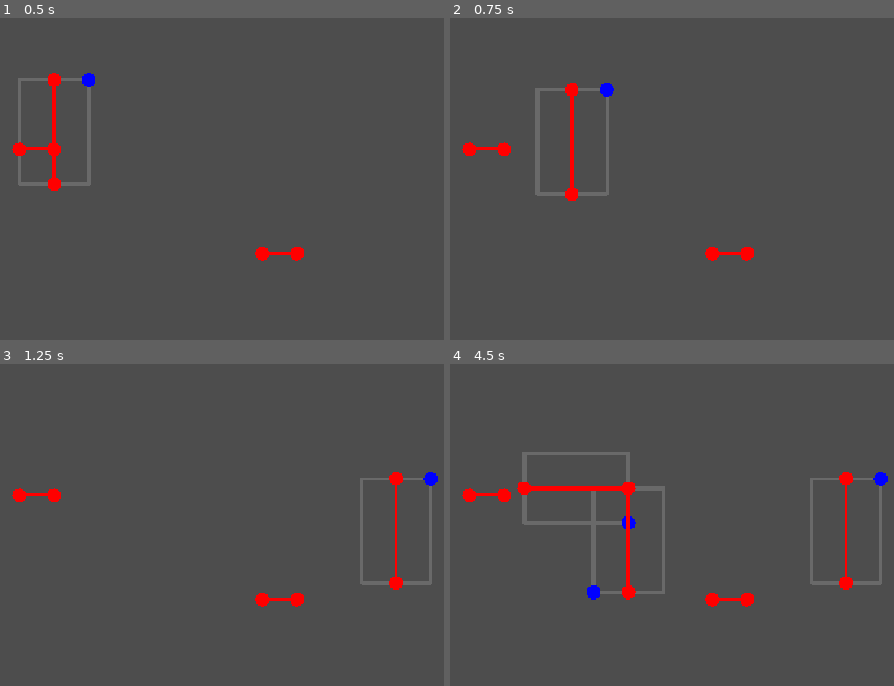
Above: before the commit, frames 1-4 (two rows, left to right).
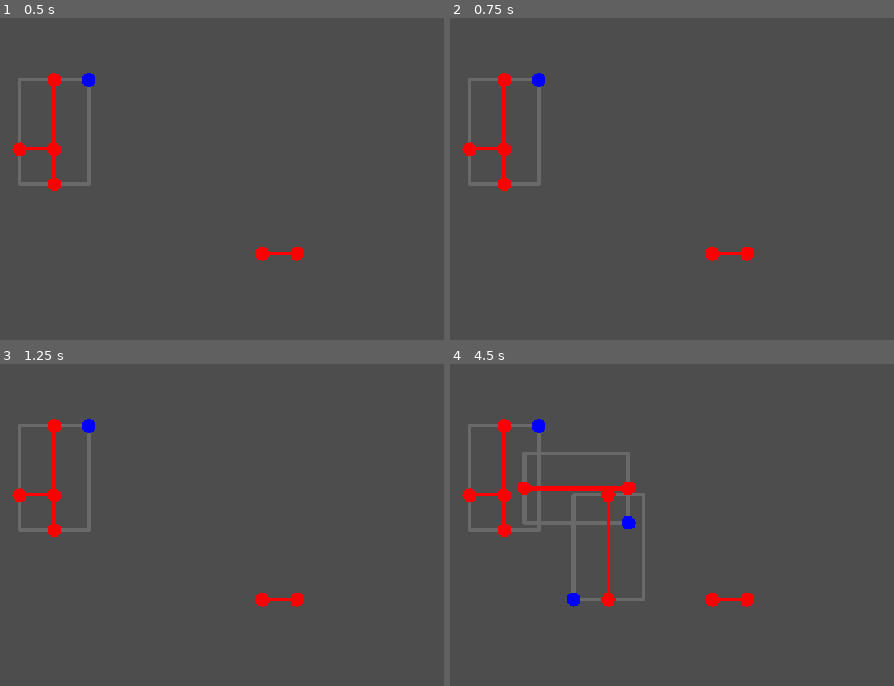
Above: after the commit, the same moments.

Repository: WishingWillow/photoshop-game
Game: Godot game, scene res://Tests/chain_test.tscn
The game is run twice, just before and just after one commit, with the same random seed, the same clock (stepped at 60 frames per second) and the same inputs. This scene is started directly instead of the project's main scene.
Inputs (mouse positions are in pixels of both pictures, inside the frame that each line leads up to):
- Up to frame 1 (0.5 s): no input
- Up to frame 2 (0.75 s): tap Enter at 0.5 s; drag from (467, 79) to (880, 143) at 0.52 s
- Up to frame 3 (1.25 s): no input
- Up to frame 4 (4.5 s): tap Space at 1.25, 2.75 s; drag from (809, 479) to (760, 679) at 1.27 s; tap Enter at 2, 3.5 s; move the mouse to (809, 479) at 2.02 s; press the mouse at (809, 479) at 2.03 s; release the mouse at (809, 479) at 2.75 s; drag from (760, 679) to (809, 479) at 2.77 s; move the mouse to (outside the picture) at 3.52 s; press the mouse at (outside the picture) at 3.53 s; release the mouse at (outside the picture) at 4.25 s; drag from (561, 521) to (680, 476) at 4.27 s

Frame 1 is identical in both runs. In frame 2, 2.2% of the frame differs, in the area x 4-37%, y 17-57%; in frame 3, 2.3%; in frame 4, 4.7%, in the area x 4-99%, y 17-76%.

Commit message:
better mouse management with custom events

Diff:
--- a/Scripts/Global/mouse.gd
+++ b/Scripts/Global/mouse.gd
@@ -2,6 +2,7 @@
 
 
 # track mouse clicks and movements
+# generates new events for other game nodes to listen to (like dragging)
 
 enum MouseState {IDLE, CLICK, HOLD, DRAG, DRAG_RELEASE, RELEASE}
 var current_state : MouseState
@@ -23,16 +24,13 @@
 
 
 ## A node can request to have its transform updated during a mouses drag state
-func add_to_drag(node : Node2D) -> void:
+func follow_mouse(node : Node2D) -> void:
 	if node not in _drag_nodes:
-		print("ooh")
 		_drag_nodes.push_back(node)
 
 
-func remove_from_drag(node : Node2D) -> void:
-	if node in _drag_nodes:
-		print("ahh")
-		_drag_nodes.erase(node)
+func unfollow_mouse(node : Node2D) -> void:
+	_drag_nodes.erase(node)
 
 
 ## Process input *after* GUI
@@ -52,7 +50,6 @@
 
 			MouseState.CLICK:
 				# on click events should happen here
-				print("click")
 				# register click position
 				click_position = mouse_position
 				current_state = MouseState.HOLD
@@ -76,17 +73,30 @@
 					continue
 
 				# dragging events should happen here
-				print("draaaag")
+				press_event("drag")
 				for node : Node2D in _drag_nodes:
 					node.position += (mouse_position - drag_position)
 				drag_position = mouse_position
 
 			MouseState.DRAG_RELEASE:
 				# drag release events should happen here
-				print("drag release")
+				release_event("drag")
 				current_state = MouseState.IDLE
 
 			MouseState.RELEASE:
 				# on release events should go here
-				print("release")
 				current_state = MouseState.IDLE
+
+
+func press_event(action : String) -> void:
+	var event := InputEventAction.new()
+	event.action = action
+	event.pressed = true
+	Input.parse_input_event(event)
+
+
+func release_event(action : String) -> void:
+	var event := InputEventAction.new()
+	event.action = action
+	event.pressed = false
+	Input.parse_input_event(event)
--- a/Scripts/layer.gd
+++ b/Scripts/layer.gd
@@ -29,9 +29,23 @@
 ## the number of rotations (turns) applied to the layer [0-3]
 var turned_state : int = 0
 
+## tracks whether the layer should listen to mouse events like dragging and clicking
+var mouse_over : bool = false
+## mouse_down state is set manually, trumping mouse_over which is set by area signals
+var mouse_down : bool = false
+
 
 func _ready() -> void:
 	_parse_data()
+
+
+func _unhandled_input(event: InputEvent) -> void:
+	if (!(mouse_over or mouse_down)): return
+	if mouse_down and event.is_action_pressed("drag"): Mouse.follow_mouse(self)
+
+	if event.is_action_pressed("select"): mouse_down = true
+	elif event.is_action_released("select"): mouse_down = false
+	elif event.is_action_released("drag"): Mouse.unfollow_mouse(self)
 
 
 func _parse_data() -> void:
@@ -52,8 +66,8 @@
 
 	# configure mouse detection
 	var mouse_area := Util.make_polygon_area_2d(outline.points)
-	mouse_area.mouse_entered.connect(Mouse.add_to_drag.bind(self))
-	mouse_area.mouse_exited.connect(Mouse.remove_from_drag.bind(self))
+	mouse_area.mouse_entered.connect(func(): mouse_over = true)
+	mouse_area.mouse_exited.connect(func(): mouse_over = false)
 	adjusted_node.add_child(mouse_area)
 
 	# add adjusted node
--- a/project.godot
+++ b/project.godot
@@ -30,6 +30,10 @@
 "events": [Object(InputEventMouseButton,"resource_local_to_scene":false,"resource_name":"","device":-1,"window_id":0,"a …(253 unchanged characters)…
 ]
 }
+drag={
+"deadzone": 0.2,
+"events": []
+}
 
 [physics]
 
